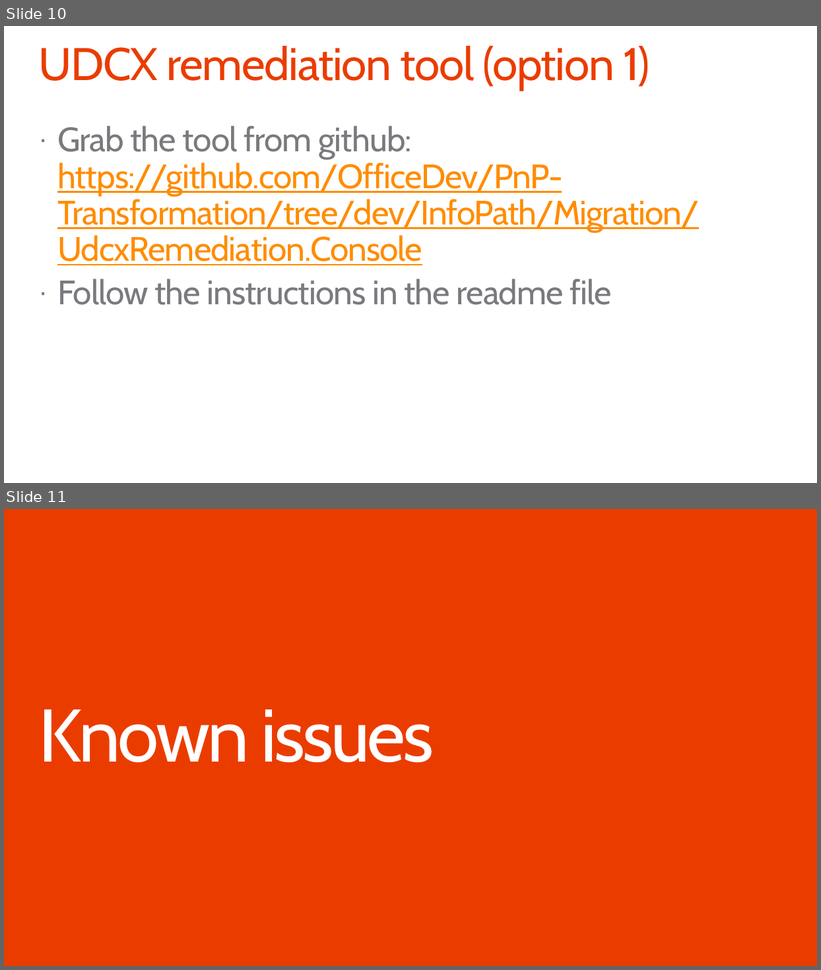
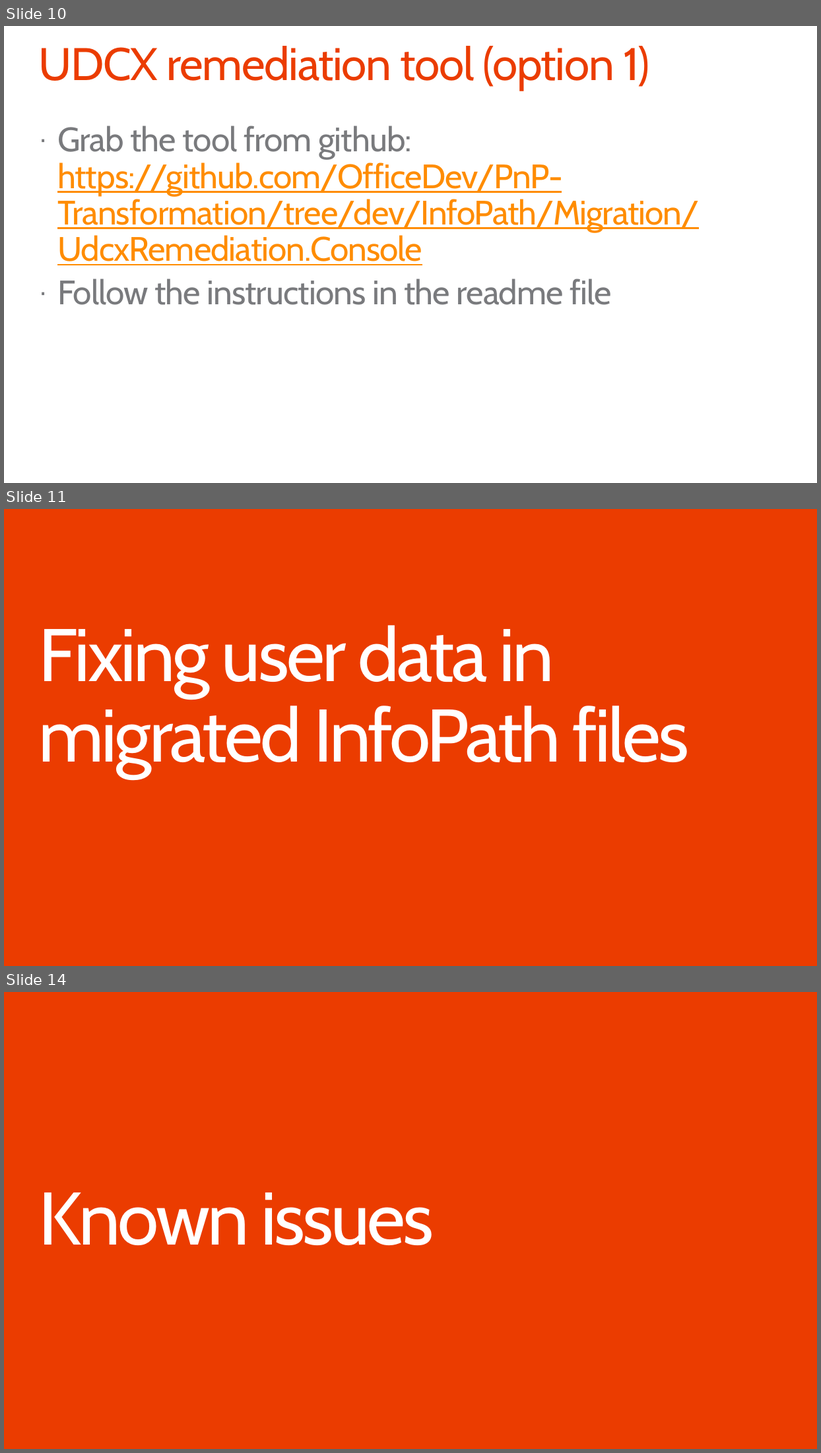
Before and after one commit to pnp/PnP-Transformation, a slide deck: InfoPath/Guidance/Decks/Office 365 JDP InfoPath - Post migration guidance.pptx. Shown one above the other, each under a label of ours: slides 10 and 11 before the commit, slides 10, 11 and 14 after it; the slides between them are not shown. The pictures are 821x970 and 821x1453 pixels, drawn with LibreOffice and Linux fonts; fonts in the diff are those of the drawing; background and template pictures are left out. Boxes give left, top, right and bottom in pixels: in the first picture for what was removed or moved away, otherwise in the second. Text is boxed around its words. In the diff, an @@ line names an element or a change of style, - is before the commit and + after.

```diff
--- a/InfoPath/Guidance/Decks/Office 365 JDP InfoPath - Post migration guidance.pptx
+++ b/InfoPath/Guidance/Decks/Office 365 JDP InfoPath - Post migration guidance.pptx
@@ slide 11 added at [4,509,817,966], background #EB3C00 @@
@@ title added at [38,625,690,778], 88 pt, text #FFFFFF @@
+Fixing user data in migrated InfoPath files
@@ what was slide 11 is now slide 14 @@
```
Also in this commit, not shown: 3 slides changed, 7 other slides added, 1 other file.
